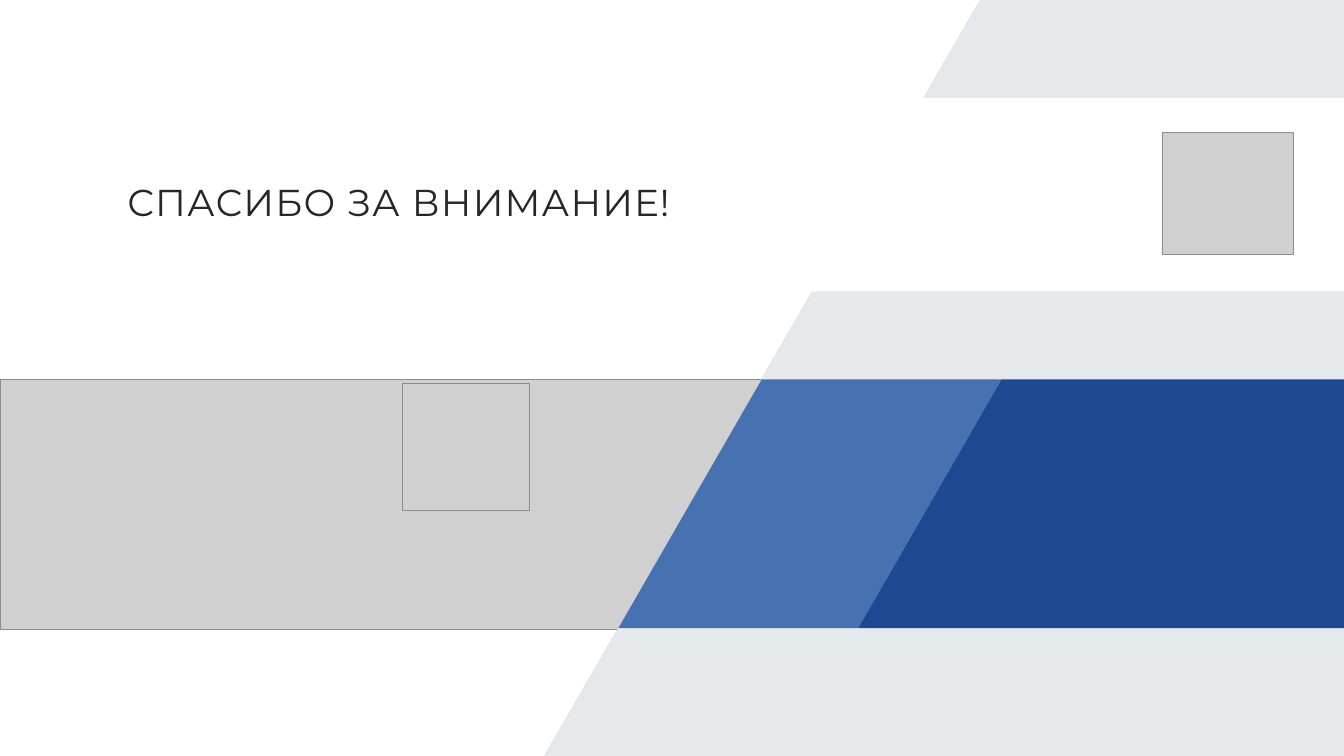
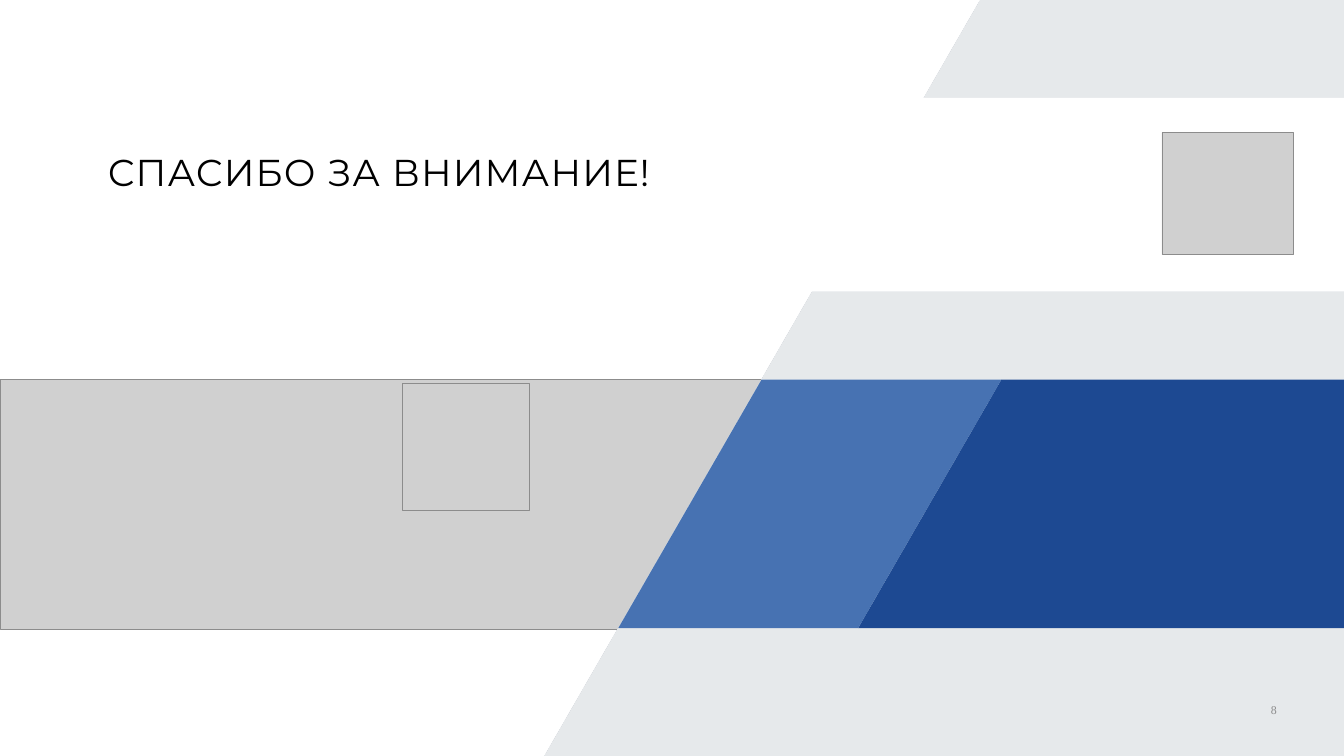
Before and after one commit to 0Sendai/Pmi-project-p2, a slide deck: slide 8 of Вставка текста, отформатированного под стиль документа.pptx (slide 5 before the commit). Drawn at 1344x756 pixels with LibreOffice and Linux fonts; fonts in the diff are those of the drawing; grey boxes stand for pictures; background and template pictures are left out. Boxes give left, top, right and bottom in pixels: in the first picture for what was removed or moved away, otherwise in the second. Text is boxed around its words. In the diff, an @@ line names an element or a change of style, - is before the commit and + after.

```diff
--- a/Вставка текста, отформатированного под стиль документа.pptx
+++ b/Вставка текста, отформатированного под стиль документа.pptx
@@ title "СПАСИБО ЗА ВНИМАНИЕ!": place and size @@
-title "СПАСИБО ЗА ВНИМАНИЕ!" at [127,189,670,217]
+title "СПАСИБО ЗА ВНИМАНИЕ!" at [108,159,650,187]
@@ title "СПАСИБО ЗА ВНИМАНИЕ!" at [108,159,650,187]: text colour #262626 to #000000; line spacing 1 to 1 @@
@@ page number added at [1271,706,1277,714], 14 pt, text #8C8C8C @@
+8
```
Also in this commit, not shown: 2 other slides changed, 5 slides added, 2 slides removed, 1 other file.
